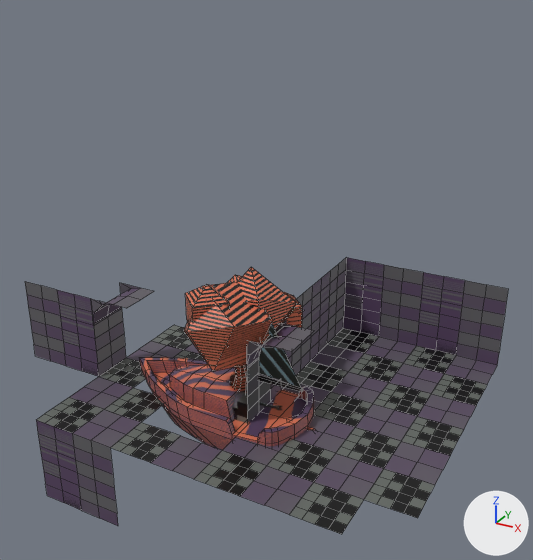
The Blender file srcAssets/level-blocks.blend as it was, and as the next commit left it.
One viewpoint serves both versions: a 50 mm lens placed at (14.2, -23.3, 17.9), pointed at (0.1, 2.3, 5.2). Lighting does not change. The marker at lower right points along +X, +Y and +Z. Mesh edges are drawn as thin lines on the coarser meshes.

The older version as bpy lines, for what is in view:
```python
me_cube_001 = bpy.data.meshes.new('Cube.001')
me_cube_001.from_pydata(...)  # 21 vertices, 12 faces; spans x 1.0, y -1.0..1.0, z 0.0..4.0
me_cube_001.materials.append(mat_material_002)  # picture img_db8_dither_png
me_cube_008 = bpy.data.meshes.new('Cube.008')
me_cube_008.from_pydata(...)  # 241 vertices, 217 faces; spans x -5.34..3.84, y -2.01..2.01, z -1.25..5.36
me_cube_008.materials.append(mat_material_002)  # picture img_db8_dither_png
me_plane_001 = bpy.data.meshes.new('Plane.001')
me_plane_001.from_pydata(...)  # 9 vertices, 4 faces; spans x -1.0..1.0, y -1.0..1.0, z 0.0
me_plane_001.materials.append(mat_material)  # picture img_dawnbringers_8_color_8x_png_001
ob_boat = bpy.data.objects.new('boat', me_cube_008)
ob_boat.location = (0.0, 0.0, 0.0)
ob_ground_large_blocks_b_003 = bpy.data.objects.new('ground-large-blocks-b.003', me_plane_001)
ob_ground_large_blocks_b_003.location = (4.0, 0.0, 0.0)
ob_wall_large_blocks_1000_002 = bpy.data.objects.new('wall-large-blocks-1000.002', me_cube_001)
ob_wall_large_blocks_1000_002.location = (0.0, 6.0, 0.0)
# also in view: 'ground-large-blocks-b.010' at (6.0, 6.0, 0.0); 'ground-large-blocks-a.017' at (2.0, -4.0, 0.0); 'ground-large-blocks-a.020' at (-2.0, -4.0, 0.0); 'ground-large-blocks-a.006' at (6.0, 0.0, 0.0); 'ground-large-blocks-b.006' at (6.0, -2.0, 0.0)
```
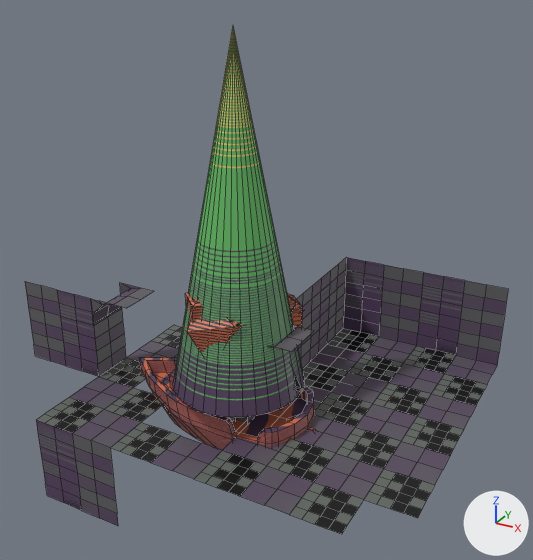
Pixel boxes [x1, y1, x2, y2] of what changed, in the pictures (533 x 560 px):
'outside-tree-1', added (green)
    after: [173, 26, 304, 419]
'tree-leaf-1', unchanged, covered by the edit
    before: [184, 267, 304, 392]
    after: [185, 292, 304, 353]
'wall-large-blocks-1000.007', unchanged, covered by the edit
    before: [247, 323, 313, 421]
    after: [248, 326, 313, 421]
'boat-sails', unchanged, covered by the edit
    before: [246, 324, 303, 392]
    after: [292, 368, 303, 392]

The change, as a diff of the scene's bpy script:
```diff
--- a/srcAssets/level-blocks.blend.py
+++ b/srcAssets/level-blocks.blend.py
@@ me_cone_001 @@
+me_cone_001.from_pydata(...)  # 448 vertices, 189 faces; spans x -0.45..0.45, y -0.45..0.45, z -1.27..1.29
+me_cone_001.materials.append(mat_material_003)  # picture img_db8_dither_png_001
@@ ob_outside_tree_1 @@
+ob_outside_tree_1 = bpy.data.objects.new('outside-tree-1', me_cone_001)
+ob_outside_tree_1.location = (0.0, 0.0, 7.61)
+ob_outside_tree_1.scale = (6.28, 6.28, 6.28)
```
